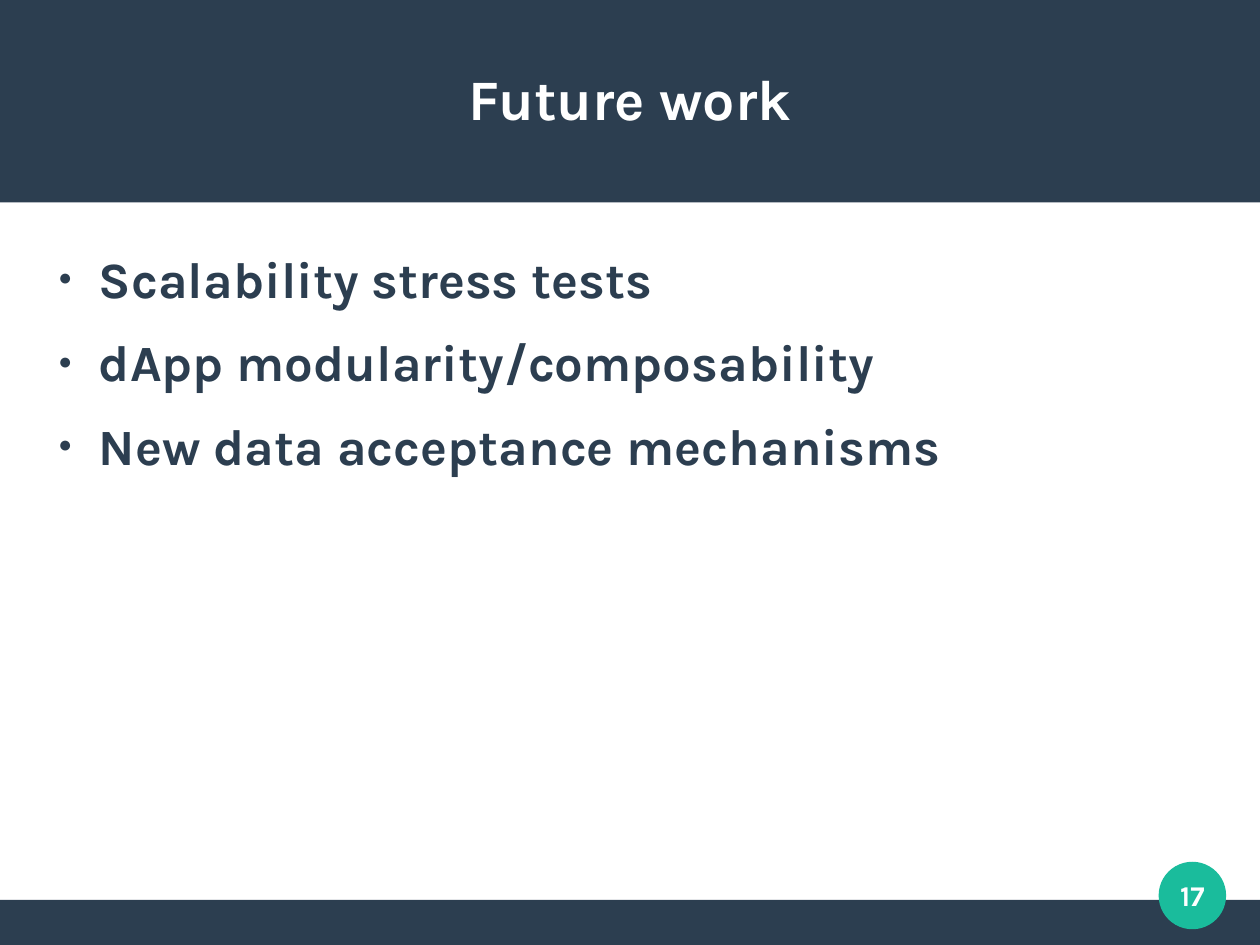
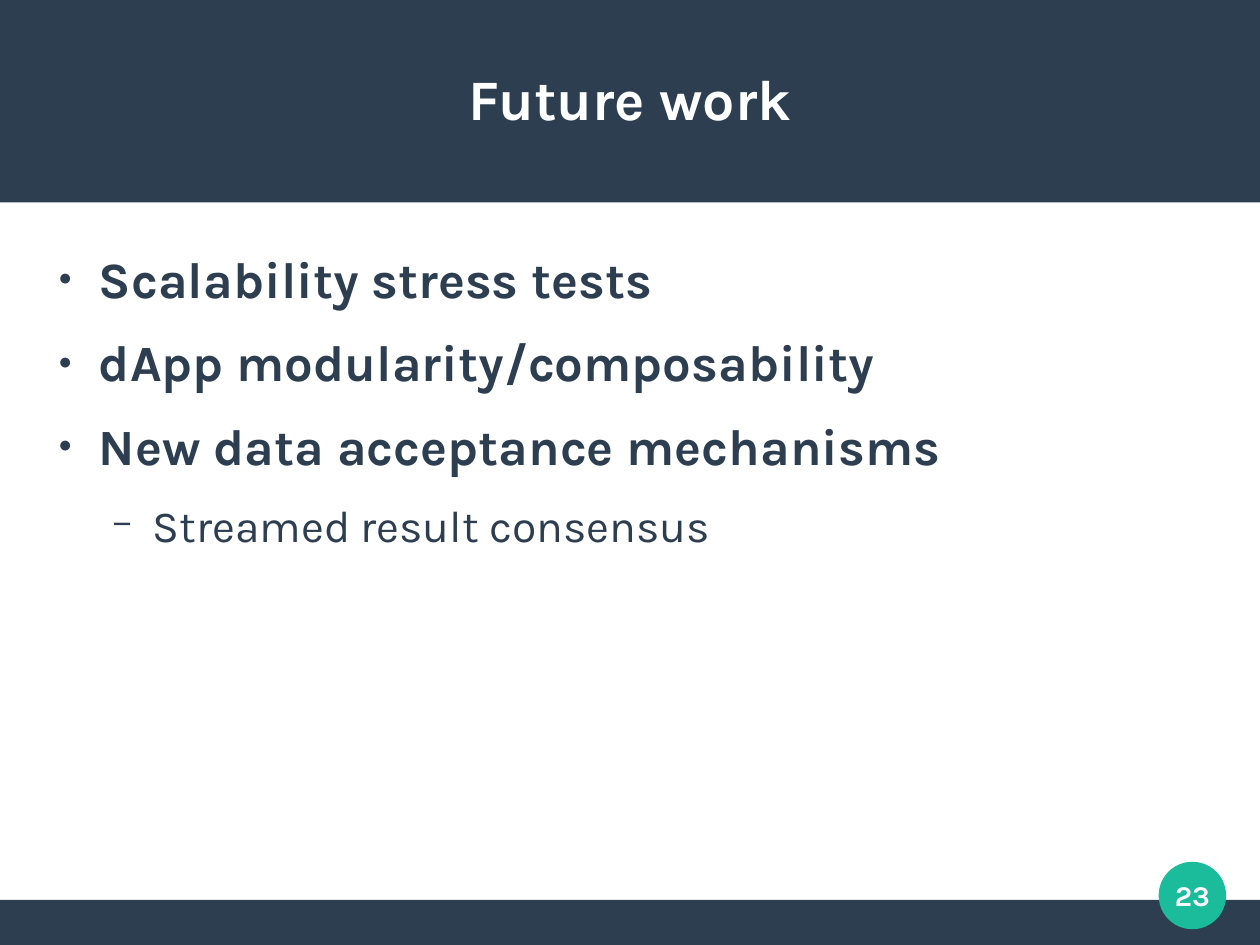
Before and after one commit to mbettinger/OT4-Lecture, a slide deck: slide 23 of Presentation - Cross-chain oracles with Decentralized computing.odp (slide 17 before the commit). Drawn at 1260x945 pixels with LibreOffice and Linux fonts; fonts in the diff are those of the drawing. Boxes give left, top, right and bottom in pixels: in the first picture for what was removed or moved away, otherwise in the second. Text is boxed around its words. In the diff, an @@ line names an element or a change of style, - is before the commit and + after.

```diff
--- a/Presentation - Cross-chain oracles with Decentralized computing.odp
+++ b/Presentation - Cross-chain oracles with Decentralized computing.odp
@@ text at box(153, 511, 709, 543): paragraph added @@
+  − Streamed result consensus
@@ page number at box(1175, 887, 1210, 907): text changed @@
-17
+23
```
Also in this commit, not shown: 10 other slides changed, 10 slides added, 4 slides removed, 5 other files.
